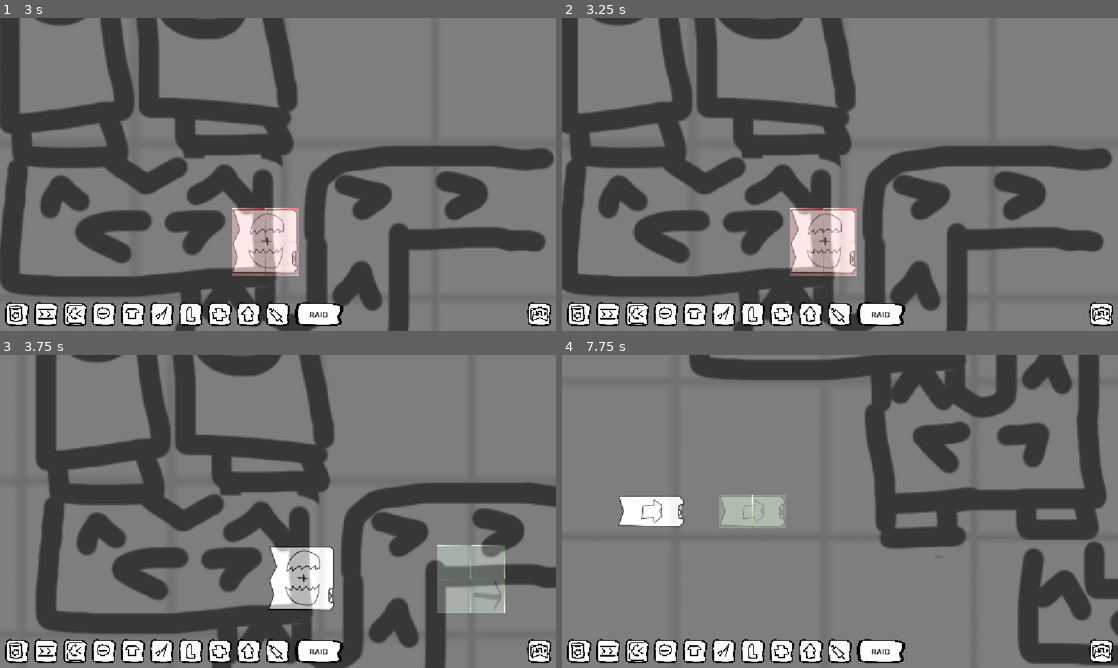
Above: before the commit, frames 1-4 (two rows, left to right).
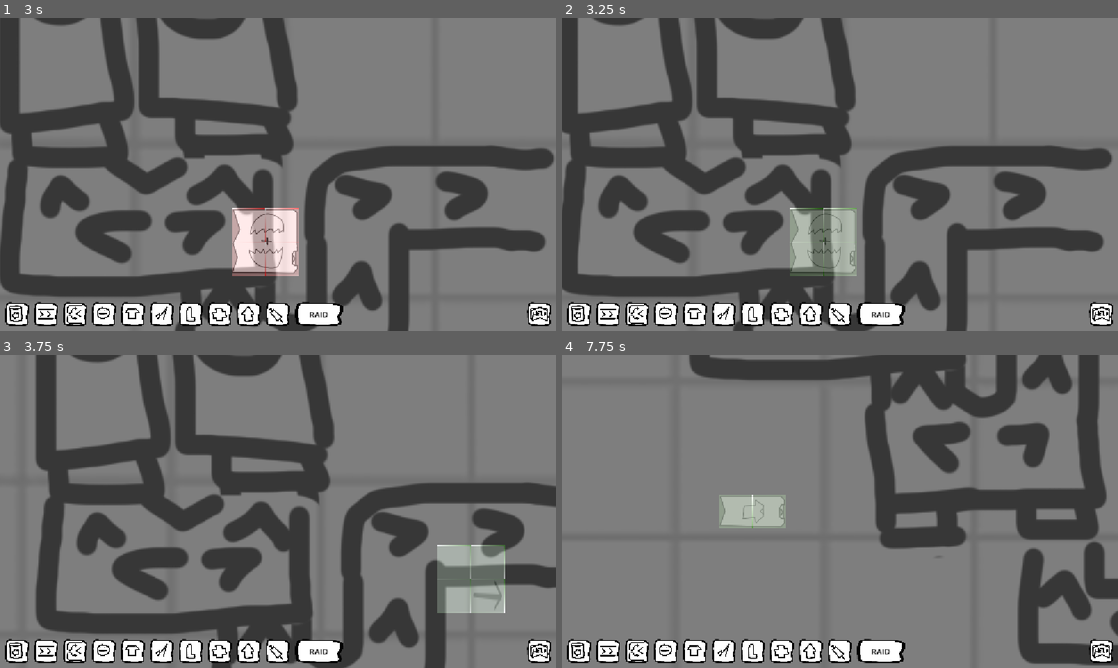
Above: after the commit, the same moments.

Repository: Schlutzkrapfen/Camara-Game
Game: Godot game, scene res://Levels/main_scene_RobertTesting.tscn
Two runs of this game, one before a commit and one after it. Both use one fixed random seed, a clock stepped at 60 frames per second and the inputs below.
Inputs (mouse positions are in pixels of both pictures, inside the frame that each line leads up to):
- Up to frame 1 (3 s): tap Enter at 0.5 s; move the mouse to (400, 158) at 0.52 s; hold D 0.53-1.28 s; hold Right mouse button (build_delete) 0.53-1.28 s; click (400, 158) at 0.67 s; tap Space at 0.77, 1.52 s; move the mouse to (166, 190) at 1.27 s; hold S 1.28-2.03 s; tap 0 (Aliver) at 1.35 s; right-click (166, 190) at 1.55 s; move the mouse to (333, 105) at 2.02 s; hold D 2.03-2.78 s; hold Right mouse button (build_delete) 2.03-2.78 s; tap 2 (Belt) at 2.1 s; move the mouse to (250, 237) at 2.77 s; hold 9 (Upgrader) from 2.78 s (still down); tap 8 (Combiner) at 2.85 s; click (250, 237) at 2.92 s
- Up to frame 2 (3.25 s): keep holding 9 (Upgrader); tap Space at 3.02 s; right-click (812, 237) at 3.05 s
- Up to frame 3 (3.75 s): move the mouse to (444, 558) at 3.52 s; release 9 (Upgrader) at 3.53 s; hold A from 3.53 s (still down); hold Right mouse button (build_delete) from 3.53 s (still down); tap ' (Goo_maker) at 3.6 s
- Up to frame 4 (7.75 s): tap Space at 3.77, 4.52, 6.02, 6.77, 7.52 s; move the mouse to (673, 464) at 4.27 s; release Right mouse button (build_delete) at 4.28 s; tap 4 (HeadFactory) at 4.35 s; right-click (673, 464) at 4.55 s; move the mouse to (867, 511) at 5.02 s; release A at 5.03 s; hold S 5.03-5.78 s; hold Right mouse button (build_delete) 5.03-5.78 s; tap 7 (Leg) at 5.1 s; click (867, 511) at 5.17 s; move the mouse to (756, 433) at 5.77 s; hold D 5.78-6.53 s; tap 6 (Spike) at 5.85 s; right-click (756, 433) at 6.05 s; move the mouse to (962, 495) at 6.52 s; hold 9 (Upgrader) 6.53-7.28 s; hold Right mouse button (build_delete) 6.53-7.28 s; tap 3 (Splitter) at 6.6 s; move the mouse to (728, 527) at 7.27 s; hold D from 7.28 s (still down); tap 5 (Torso) at 7.35 s; click (728, 527) at 7.42 s; right-click (728, 527) at 7.55 s

Frame 1 is identical in both runs. In frame 2, 2.5% of the frame differs, in the area x 41-53%, y 60-83%; in frame 3, 2.2%; in frame 4, 1.1%.

Commit message:
removed a wrong check for deleting

Diff:
--- a/script/spawner.gd
+++ b/script/spawner.gd
@@ -108,15 +108,18 @@
 							factory.cur_time = 0
 							factory.can_get_input = true
 
+func _input(event: InputEvent) -> void:
+	if event.is_action_pressed("build_delete"):
+		_deleting = true
+	elif event.is_action_released("build_delete"):
+		_deleting = false
+
 func _unhandled_input(event: InputEvent) -> void:
 	if event.is_action_pressed("build_place") and is_okay_to_build:
 		_building = true
 	elif event.is_action_released("build_place"):
 		_building = false
-	if event.is_action_pressed("build_delete") and is_okay_to_build:
-		_deleting = true
-	elif event.is_action_released("build_delete"):
-		_deleting = false
+
 
 func alive(factory:BuildData)-> bool:
 	var result: Creature = null
